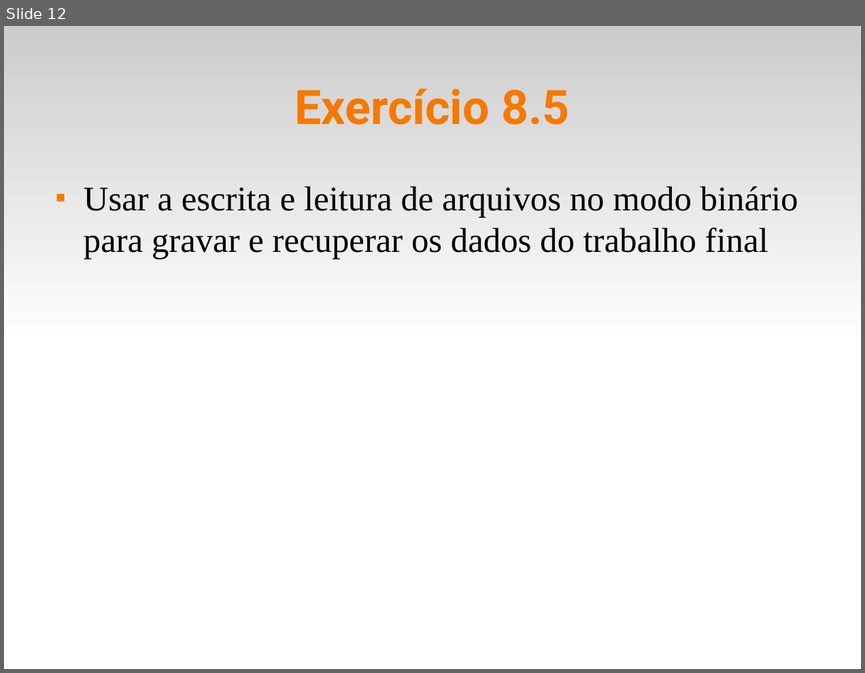
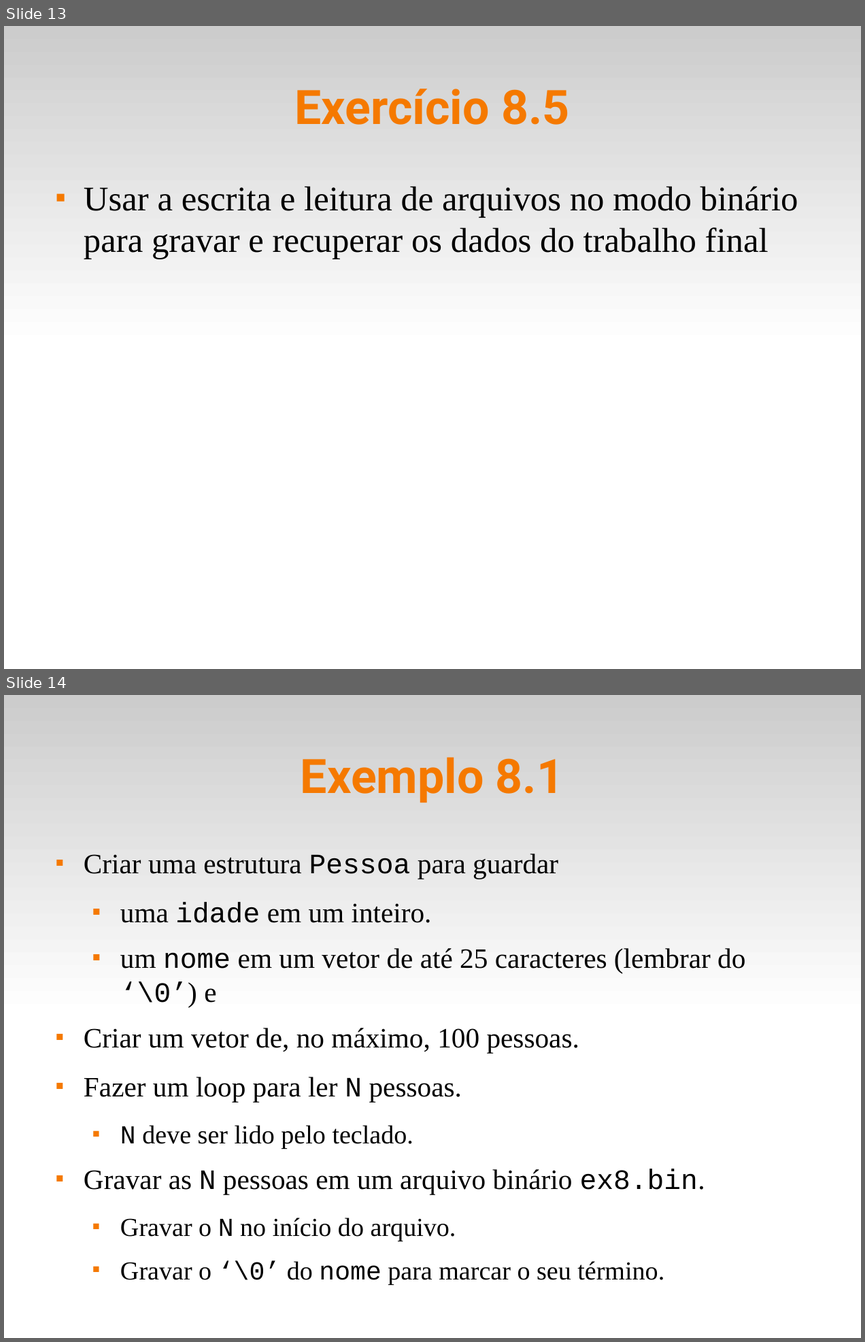
Before and after one commit to fsantanna-uerj/LP1, a slide deck: Slides/lp1-08-arquivos.odp. Shown one above the other, each under a label of ours: slide 12 before the commit, slides 13 and 14 after it. The pictures are 865x673 and 865x1342 pixels, drawn with LibreOffice and Linux fonts; fonts in the diff are those of the drawing. Boxes give left, top, right and bottom in pixels: in the first picture for what was removed or moved away, otherwise in the second. Text is boxed around its words. In the diff, an @@ line names an element or a change of style, - is before the commit and + after.

```diff
--- a/Slides/lp1-08-arquivos.odp
+++ b/Slides/lp1-08-arquivos.odp
@@ slide 14 added at [4, 695, 861, 1338], background #FFFFFF; not listed: 1 template element that a slide beside it also shows @@
@@ title added at [300, 757, 564, 802], 44 pt, text #F57900, bold @@
+Exemplo 8.1
@@ text added at [84, 853, 745, 1284], 26 pt, text #000000 @@
+■ Criar uma estrutura Pessoa para guardar
+  ■ uma idade em um inteiro.
+  ■ um nome em um vetor de até 25 caracteres (lembrar do ‘\0’) e
+■ Criar um vetor de, no máximo, 100 pessoas.
+■ Fazer um loop para ler N pessoas.
+  ■ N deve ser lido pelo teclado.
+■ Gravar as N pessoas em um arquivo binário ex8.bin.
+  ■ Gravar o N no início do arquivo.
+  ■ Gravar o ‘\0’ do nome para marcar o seu término.
@@ what was slide 12 is now slide 13 @@
```
Also in this commit, not shown: 1 slide changed, 2 other slides added, 3 other files.
